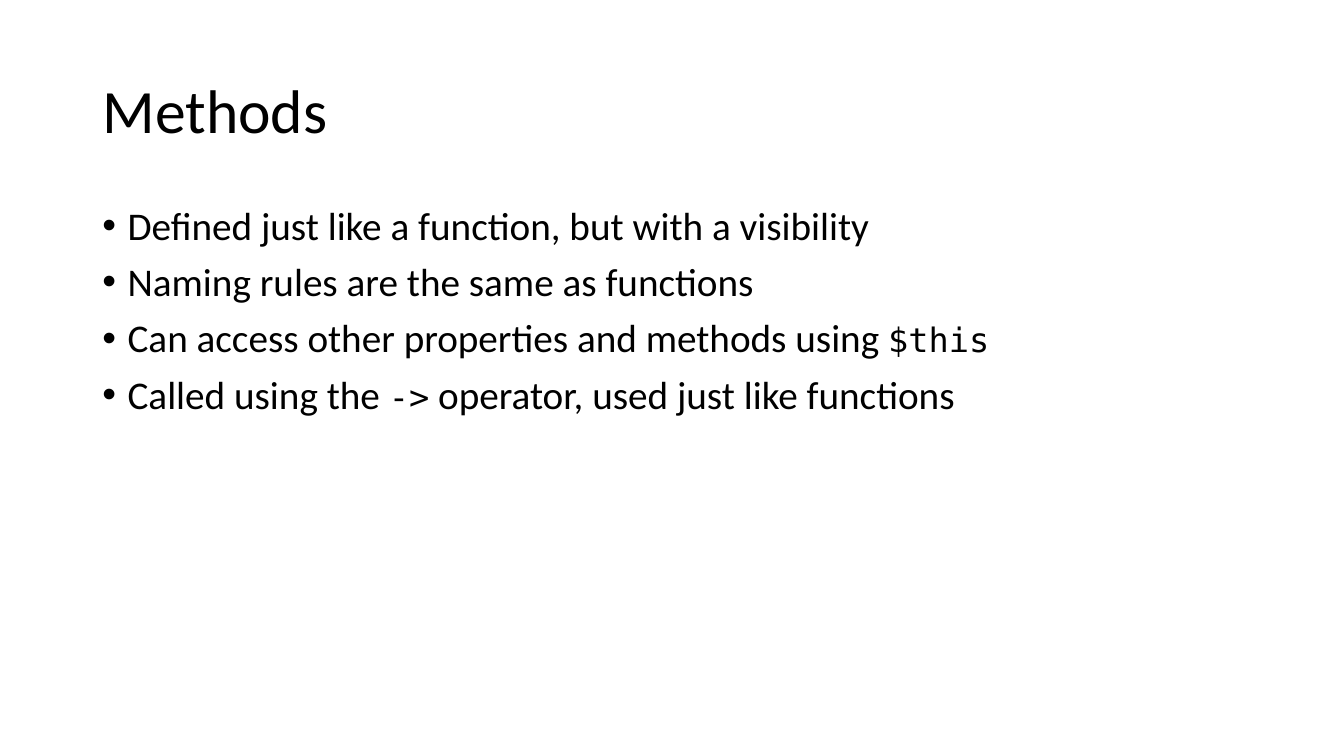
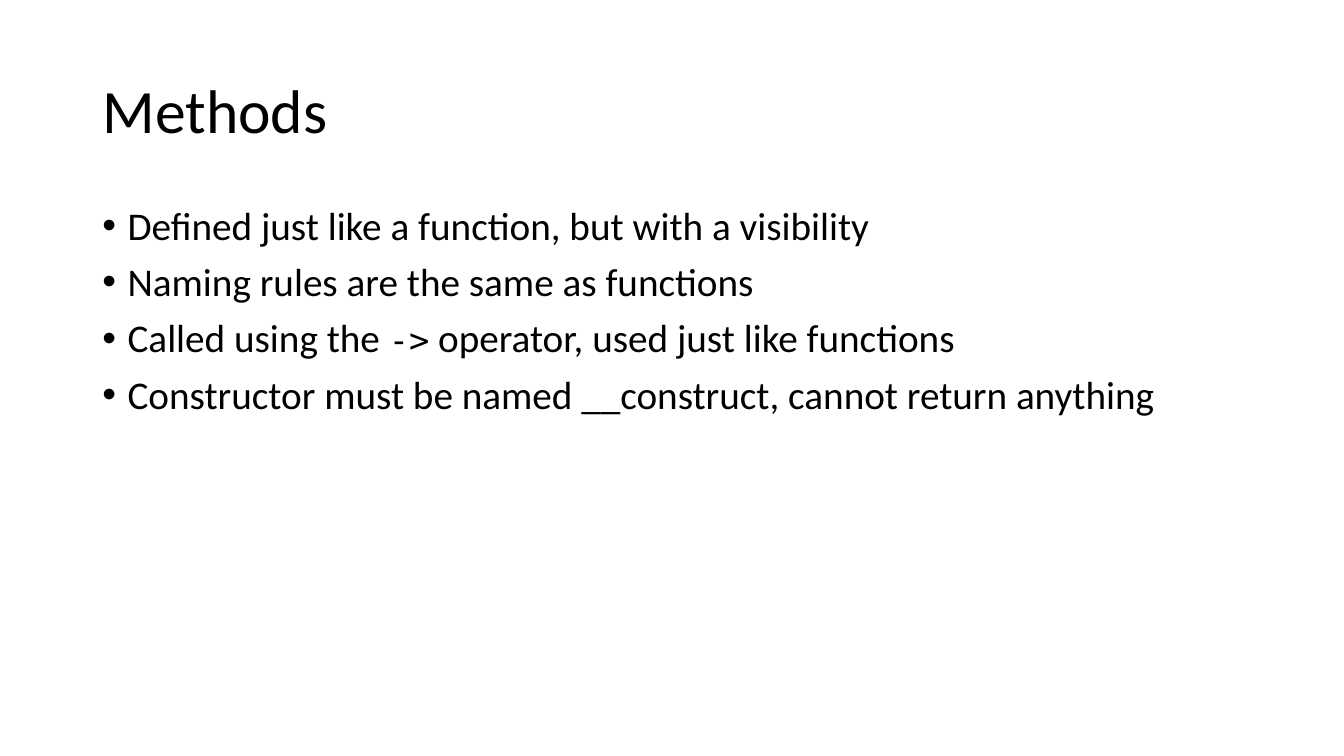
Before and after one commit to PHPEmbark/curriculum, a slide deck: slide 51 of course/1 - Basic Programming/Basic Programming.pptx. Drawn at 1344x756 pixels with LibreOffice and Linux fonts; fonts in the diff are those of the drawing. Boxes give left, top, right and bottom in pixels: in the first picture for what was removed or moved away, otherwise in the second. Text is boxed around its words. In the diff, an @@ line names an element or a change of style, - is before the commit and + after.

```diff
--- a/course/1 - Basic Programming/Basic Programming.pptx
+++ b/course/1 - Basic Programming/Basic Programming.pptx
@@ text at bbox=[128, 324, 989, 359]: paragraph removed @@
-• Can access other properties and methods using $this
@@ text at bbox=[128, 381, 1154, 416]: paragraph added @@
+• Constructor must be named __construct, cannot return anything
```
Also in this commit, not shown: 5 other slides changed, 1 slide removed.
